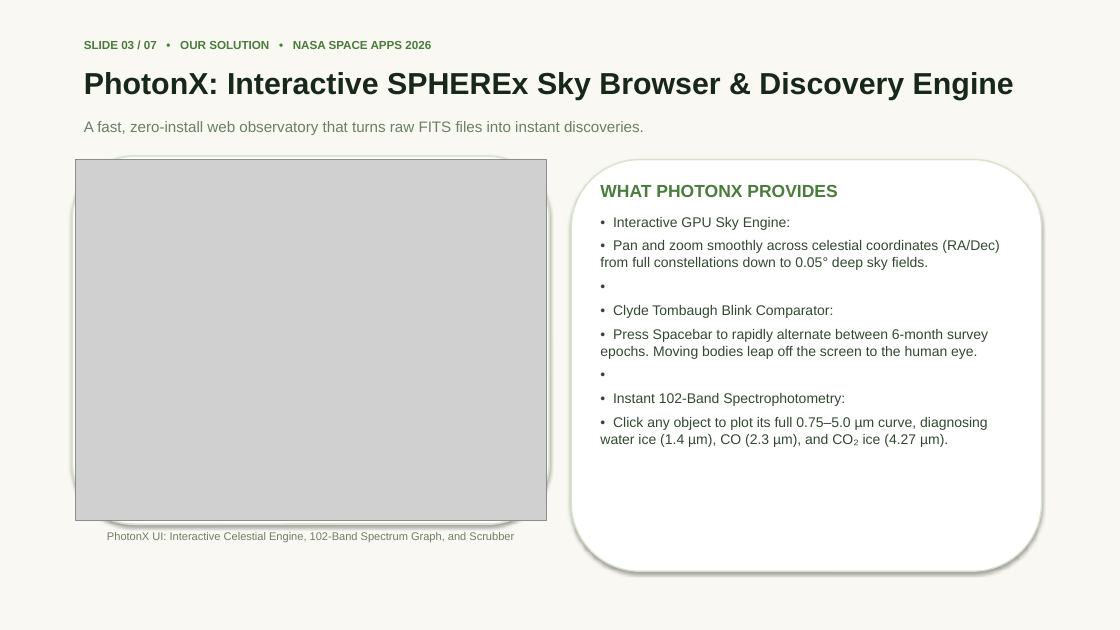
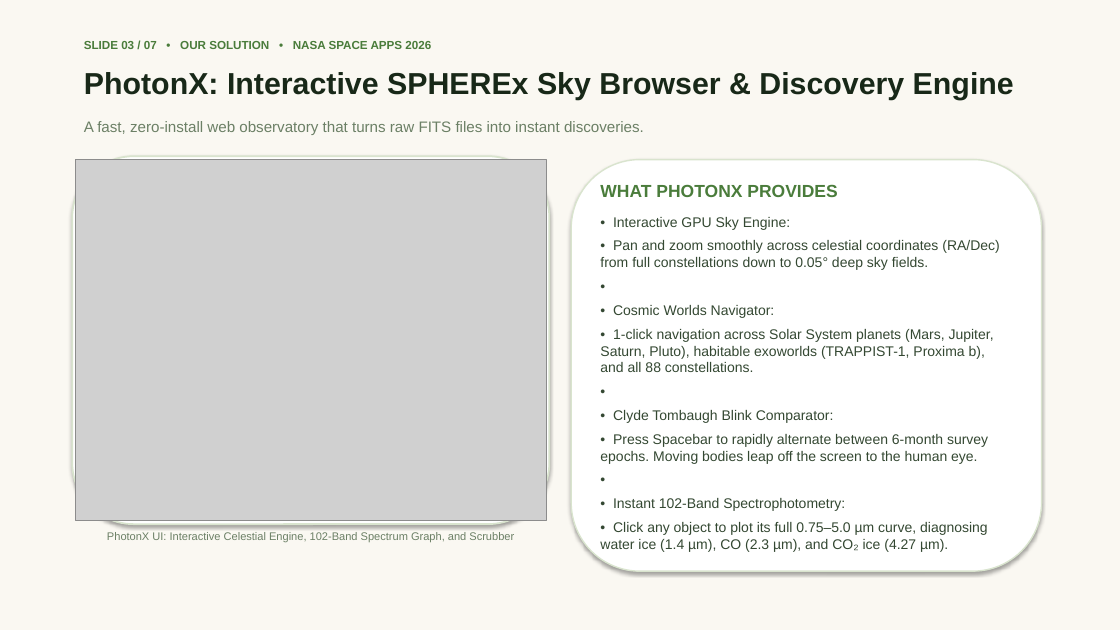
Before and after one commit to Mazonia/photonx, a slide deck: slide 3 of frontend/public/PhotonX_Official_Presentation.pptx. Drawn at 1120x630 pixels with LibreOffice and Linux fonts; fonts in the diff are those of the drawing; grey boxes stand for pictures. Boxes give left, top, right and bottom in pixels: in the first picture for what was removed or moved away, otherwise in the second. Text is boxed around its words. In the diff, an @@ line names an element or a change of style, - is before the commit and + after.

```diff
--- a/frontend/public/PhotonX_Official_Presentation.pptx
+++ b/frontend/public/PhotonX_Official_Presentation.pptx
@@ text at [600,305,994,372]: paragraphs added @@
+•
+• Cosmic Worlds Navigator:
+• 1-click navigation across Solar System planets (Mars, Jupiter, Saturn, Pluto), habitable exoworlds (TRAPPIST-1, Proxima b), and all 88 constellations.
```
Also in this commit, not shown: 2 other slides changed, 6 other files.
